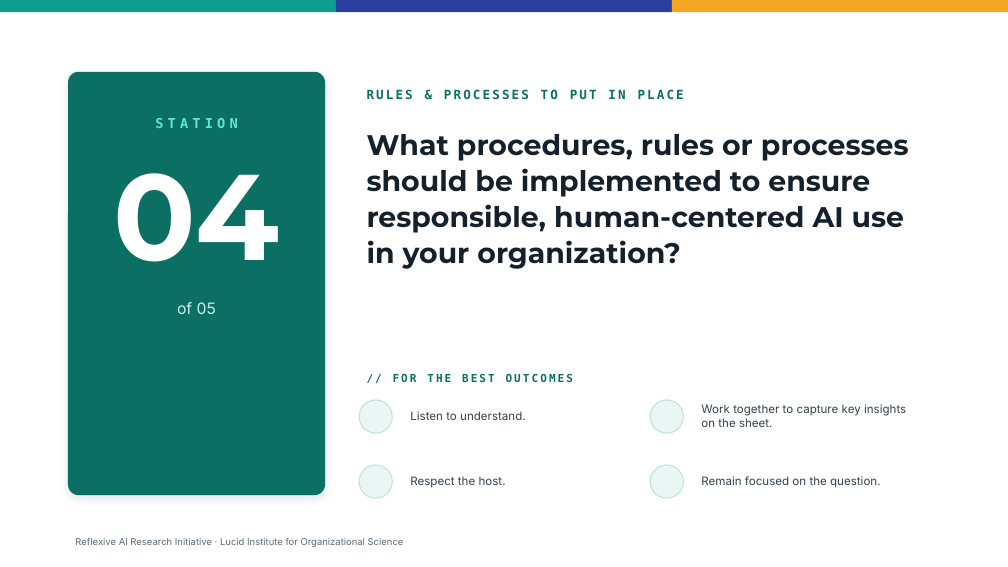
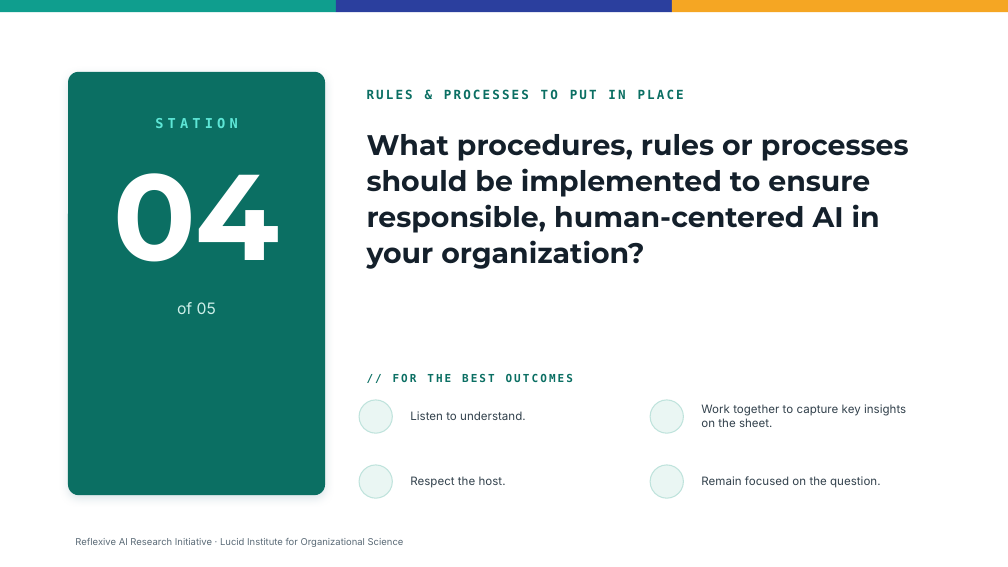
Before and after one commit to LucidInstitute/Reflexive-AI-Initiative, a slide deck: slide 5 of World Cafe Facilitation Guide/Station Topics.pptx. Drawn at 1008x567 pixels with LibreOffice and Linux fonts; fonts in the diff are those of the drawing; background and template pictures are left out. Boxes give left, top, right and bottom in pixels: in the first picture for what was removed or moved away, otherwise in the second. Text is boxed around its words. In the diff, an @@ line names an element or a change of style, - is before the commit and + after.

Commit message:
station topics now human-centered (and sometimes responsible), but not effective. this avoids too many concepts

```diff
--- a/World Cafe Facilitation Guide/Station Topics.pptx
+++ b/World Cafe Facilitation Guide/Station Topics.pptx
@@ text at [367,134,909,269]: text changed @@
-What procedures, rules or processes should be implemented to ensure responsible, human-centered AI use in your organization?
+What procedures, rules or processes should be implemented to ensure responsible, human-centered AI in your organization?
```
Also in this commit, not shown: 1 other slide changed, 2 other files.
